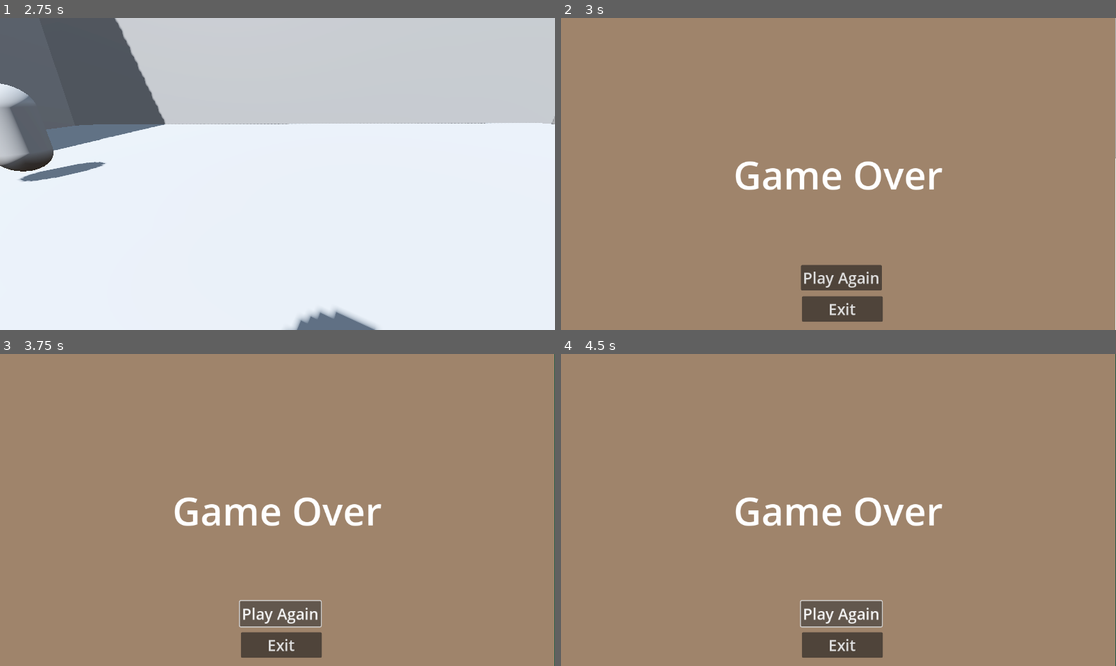
Above: before the commit, frames 1-4 (two rows, left to right).
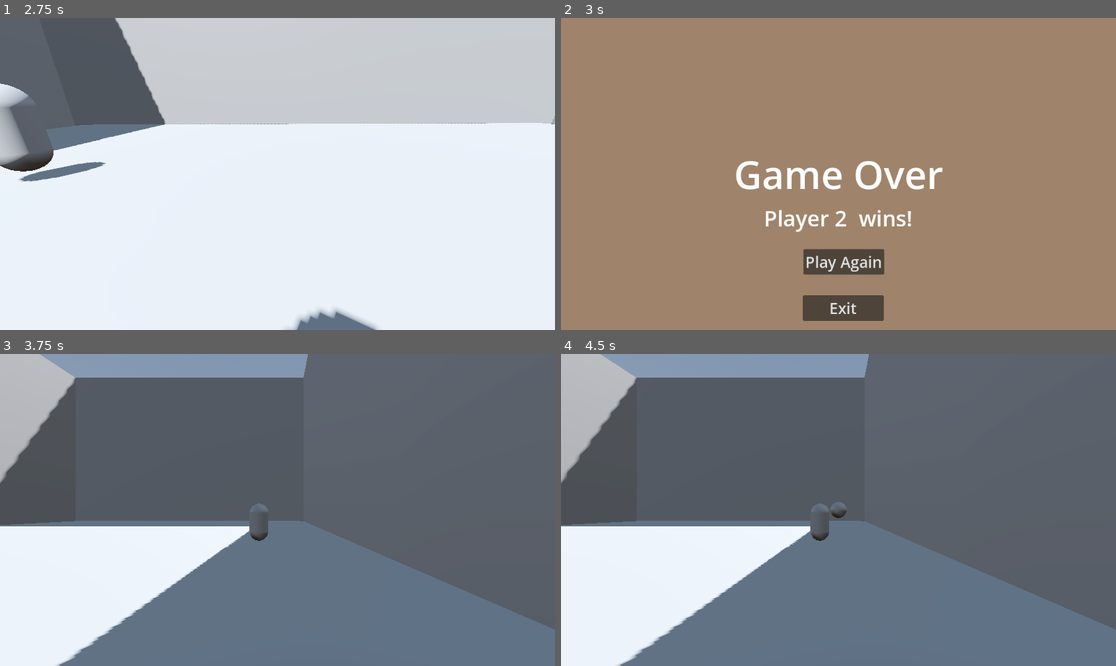
Above: after the commit, the same moments.

Repository: LeCodingOwl/split-3
Game: Godot game, scene res://menu.tscn
The game is run twice, just before and just after one commit, with the same random seed, the same clock (stepped at 60 frames per second) and the same inputs.
Inputs (mouse positions are in pixels of both pictures, inside the frame that each line leads up to):
- Up to frame 1 (2.75 s): click "Play" at 0.5 s; tap Enter at 1.25 s; move the mouse to (399, 158) at 1.27 s; click (399, 158) at 1.35 s; tap Space at 2 s; move the mouse to (249, 174) at 2.02 s; click (249, 174) at 2.1 s
- Up to frame 2 (3 s): tap Enter at 2.75 s; move the mouse to (849, 167) at 2.77 s; click (849, 167) at 2.85 s
- Up to frame 3 (3.75 s): click "Play Again" at 3.5 s
- Up to frame 4 (4.5 s): click (844, 612) at 4.25 s, where only the run before the commit has a clickable "Play Again"

Frame 1 is identical in both runs. In frame 2, 3.0% of the frame differs, in the area x 31-100%, y 0-100%; in frame 3, 100%, in the area x 0-100%, y 0-100%; in frame 4, 100%.

Commit message:
Game over scene now displays the winning player and resets the game

Diff:
--- a/gameOverScreen.gd
+++ b/gameOverScreen.gd
@@ -2,7 +2,8 @@
 
 # Function to set the winner's name
 func set_winner(winner_name: String):
-	$WinnerLabel.text = "Player " + winner_name + " wins!"
+	$ColorRect/WinnerLabel.text = winner_name + " wins!"
+	#print("Player " + winner_name + " wins!")
 # Called when the node enters the scene tree for the first time.
 func _ready():
 	pass # Replace with function body.
@@ -14,7 +15,8 @@
 
 
 func _on_play_again_pressed():
-	pass # Replace with function body.
+	get_tree().reload_current_scene()
+	queue_free()
 
 
 func _on_exit_pressed():
--- a/gameOverScreen.tscn
+++ b/gameOverScreen.tscn
@@ -13,15 +13,9 @@
 
 [node name="ColorRect" type="ColorRect" parent="."]
 layout_mode = 1
-anchors_preset = 8
-anchor_left = 0.5
-anchor_top = 0.5
-anchor_right = 0.5
-anchor_bottom = 0.5
-offset_left = -578.0
-offset_top = -324.0
-offset_right = 575.0
-offset_bottom = 326.0
+anchors_preset = 15
+anchor_right = 1.0
+anchor_bottom = 1.0
 grow_horizontal = 2
 grow_vertical = 2
 color = Color(0.622074, 0.516904, 0.420887, 1)
@@ -46,31 +40,31 @@
 
 [node name="PlayAgain" type="Button" parent="ColorRect"]
 layout_mode = 1
-anchors_preset = 7
+anchors_preset = -1
 anchor_left = 0.5
-anchor_top = 1.0
+anchor_top = 0.786
 anchor_right = 0.5
-anchor_bottom = 1.0
-offset_left = -76.5
-offset_top = -137.0
-offset_right = 91.5
-offset_bottom = -84.0
+anchor_bottom = 0.786
+offset_left = -73.0
+offset_top = -29.328
+offset_right = 95.0
+offset_bottom = 23.672
 grow_horizontal = 2
-grow_vertical = 0
+grow_vertical = 2
 theme_override_font_sizes/font_size = 32
 text = "Play Again"
 
 [node name="Exit" type="Button" parent="ColorRect"]
 layout_mode = 1
-anchors_preset = 7
-anchor_left = 0.5
-anchor_top = 1.0
-anchor_right = 0.5
-anchor_bottom = 1.0
-offset_left = -74.5
-offset_top = -72.0
-offset_right = 93.5
-offset_bottom = -19.0
+anchors_preset = -1
+anchor_left = 0.508
+anchor_top = 0.93
+anchor_right = 0.508
+anchor_bottom = 0.93
+offset_left = -83.716
+offset_top = -26.64
+offset_right = 84.284
+offset_bottom = 26.36
 grow_horizontal = 2
 grow_vertical = 0
 theme_override_font_sizes/font_size = 32
@@ -79,17 +73,19 @@
 
 [node name="WinnerLabel" type="Label" parent="ColorRect"]
 layout_mode = 1
-anchors_preset = 8
+anchors_preset = -1
 anchor_left = 0.5
-anchor_top = 0.5
+anchor_top = 0.648
 anchor_right = 0.5
-anchor_bottom = 0.5
-offset_left = -20.0
-offset_top = 95.0
-offset_right = 20.0
-offset_bottom = 118.0
+anchor_bottom = 0.648
+offset_left = -21.0
+offset_top = -15.904
+offset_right = 19.0
+offset_bottom = 7.09601
 grow_horizontal = 2
 grow_vertical = 2
+theme_override_font_sizes/font_size = 45
+text = "Player Win!"
 
 [connection signal="pressed" from="ColorRect/PlayAgain" to="." method="_on_play_again_pressed"]
 [connection signal="pressed" from="ColorRect/Exit" to="." method="_on_exit_pressed"]
--- a/main.tscn
+++ b/main.tscn
@@ -1,9 +1,8 @@
-[gd_scene load_steps=16 format=3 uid="uid://dcr67wj5hnxrw"]
+[gd_scene load_steps=15 format=3 uid="uid://dcr67wj5hnxrw"]
 
 [ext_resource type="Script" path="res://turnStateMachine.gd" id="1_kt5hb"]
 [ext_resource type="Script" path="res://Player.gd" id="1_vqj43"]
 [ext_resource type="PackedScene" uid="uid://c4m1h584fc7j0" path="res://betweenMenu.tscn" id="2_4br2y"]
-[ext_resource type="PackedScene" uid="uid://wrpfyes7ir7o" path="res://gameOverScreen.tscn" id="4_pkewv"]
 
 [sub_resource type="PlaneMesh" id="PlaneMesh_vso4i"]
 size = Vector2(40, 40)
@@ -155,7 +154,5 @@
 
 [node name="TransitionMenu" parent="CanvasLayer" instance=ExtResource("2_4br2y")]
 
-[node name="GameOverMenu" parent="CanvasLayer" instance=ExtResource("4_pkewv")]
-
 [connection signal="area_entered" from="PlayerOne/Area3D" to="PlayerOne" method="_on_area_3d_area_entered"]
 [connection signal="area_entered" from="PlayerTwo/Area3D" to="PlayerTwo" method="_on_area_3d_area_entered"]
--- a/turnStateMachine.gd
+++ b/turnStateMachine.gd
@@ -6,7 +6,7 @@
 var menu
 var whosTurn
 var transition
-var gameOverScene
+@onready var gameOverScene = preload("res://gameOverScreen.tscn")
 var gameOver
 # If this ^ is 0, it is no one's turn
 # if it is 1, it is player 1's turn
@@ -18,9 +18,8 @@
 func _ready():
 	# get both players
 	transition = $CanvasLayer/TransitionMenu
-	gameOverScene = $CanvasLayer/GameOverMenu
 	transition.hide()
-	gameOverScene.hide()
+	#gameOverScene.hide()
 	p1 = $PlayerOne
 	p2 = $PlayerTwo
 	p1Cam = p1.get_node("Neck").get_node("Camera3D")
@@ -39,13 +38,19 @@
 	if gameOver == false:
 		if p1.isDead == true:
 			print("player 1 dead")
-			gameOverScene.show()
+			var game_over_instance = gameOverScene.instantiate()
+			game_over_instance.set_winner("Player 2 ")
+			get_tree().root.add_child(game_over_instance)
+			#gameOverScene.show()
 			gameOver = true
 			Input.set_mouse_mode(Input.MOUSE_MODE_VISIBLE)
 		elif p2.isDead == true:
 			print("player 2 dead")
+			var game_over_instance = gameOverScene.instantiate()
+			game_over_instance.set_winner("Player 1 ")
+			get_tree().root.add_child(game_over_instance)
 			gameOver = true
-			gameOverScene.show()
+			#gameOverScene.show()
 			Input.set_mouse_mode(Input.MOUSE_MODE_VISIBLE)
 
 
@@ -54,7 +59,8 @@
 		turnCounter+= 1;
 		# pull up the menu
 		# toggle the turn
-		transition.show()
+		if gameOver == false:
+			transition.show()
 		# change the camera
 		if (whosTurn == 1):
 			p2Cam.make_current()
@@ -69,8 +75,9 @@
 		turnCounter+=1
 
 func finishMenu():
-	if ( whosTurn == 1):
-		p1.myTurn = true
-	else:
-		p2.myTurn = true
-	transition.hide()
+	if gameOver == false:
+		if ( whosTurn == 1):
+			p1.myTurn = true
+		else:
+			p2.myTurn = true
+		transition.hide()
